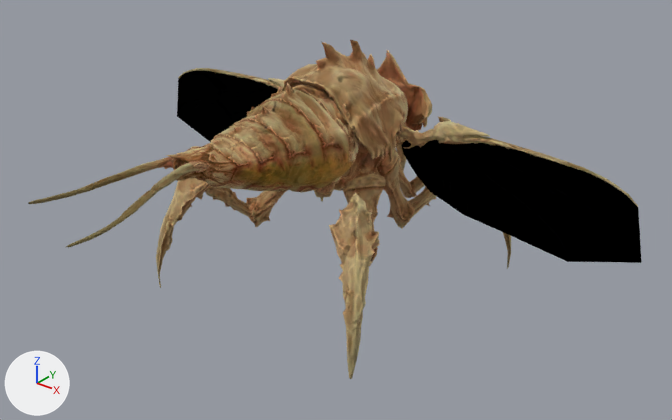
A saved change to the glTF model models/pouncer.glb.
The view is the same before and after, from a camera (50 mm lens) standing at (2.32, -4.74, -0.68) and looking at (0.18, -2.07, -2.34). Every picture has the same lights, and +X, +Y and +Z are marked at lower left. The picture after the commit comes second.

Names of what the first picture shows: 'Head', 'b_boss', 'b_boss_2', 'b_boss_3', 'b_boss_4', 'body', 'butt'.
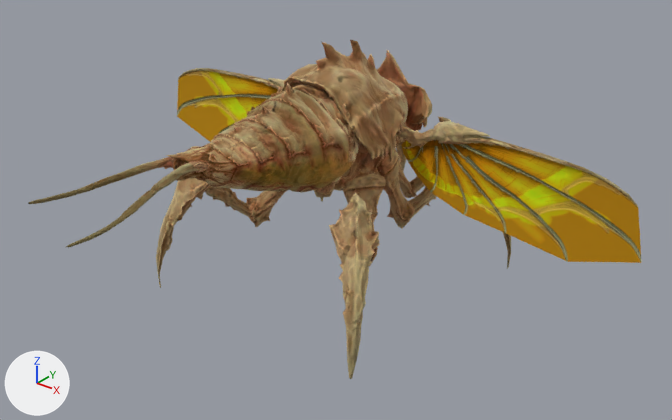
Changed parts and their boxes (x1, y1, x2, y2) in the pictures (672 x 420 px):
'b_boss_2', surface changed (black to brown)
    both: (401, 137, 641, 263)
'b_boss_3', surface changed (black to brown)
    both: (177, 68, 279, 142)

The change, as a list of edits to the scene's bpy script:
```text
Add img_0x8b1c1760f28600af:
    img_0x8b1c1760f28600af = load_image('0x8b1c1760f28600af', '_unpacked/0x8b1c1760f28600af', 1024, 1024, 'sRGB')
Change mat_m_hunter_wings_0x8b1c1760f28600af:
    where n0 = _N.new('ShaderNodeBsdfPrincipled'); n0.name = 'Principled BSDF'
    remove n0.inputs[0].default_value = (0.0, 0.0, 0.0, 1.0)  # 'Base Color', black #000000
    add n3 = _N.new('ShaderNodeTexImage'); n3.name = 'Image Texture'
    add n3.image = img_0x8b1c1760f28600af
    remove n3 = _N.new('ShaderNodeTexImage'); n3.name = 'Image Texture'
    remove n3.image = img_0x9317c09653f35133
    add n4 = _N.new('ShaderNodeTexImage'); n4.name = 'Image Texture.001'
    add n4.image = img_0x9317c09653f35133
    where n2 = _N.new('ShaderNodeNormalMap'); n2.name = 'Normal Map'
    remove _L.new(n3.outputs[0], n2.inputs[1])  # 'Color' to 'Color'
    add _L.new(n3.outputs[0], n0.inputs[0])  # 'Color' to 'Base Color'
    add _L.new(n4.outputs[0], n2.inputs[1])  # 'Color' to 'Color'
```
